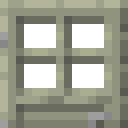
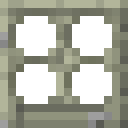
Layers edited between the first and the second 128 x 128 image:
painted on "oak_door_top.png" over [8, 8, 128, 104]
